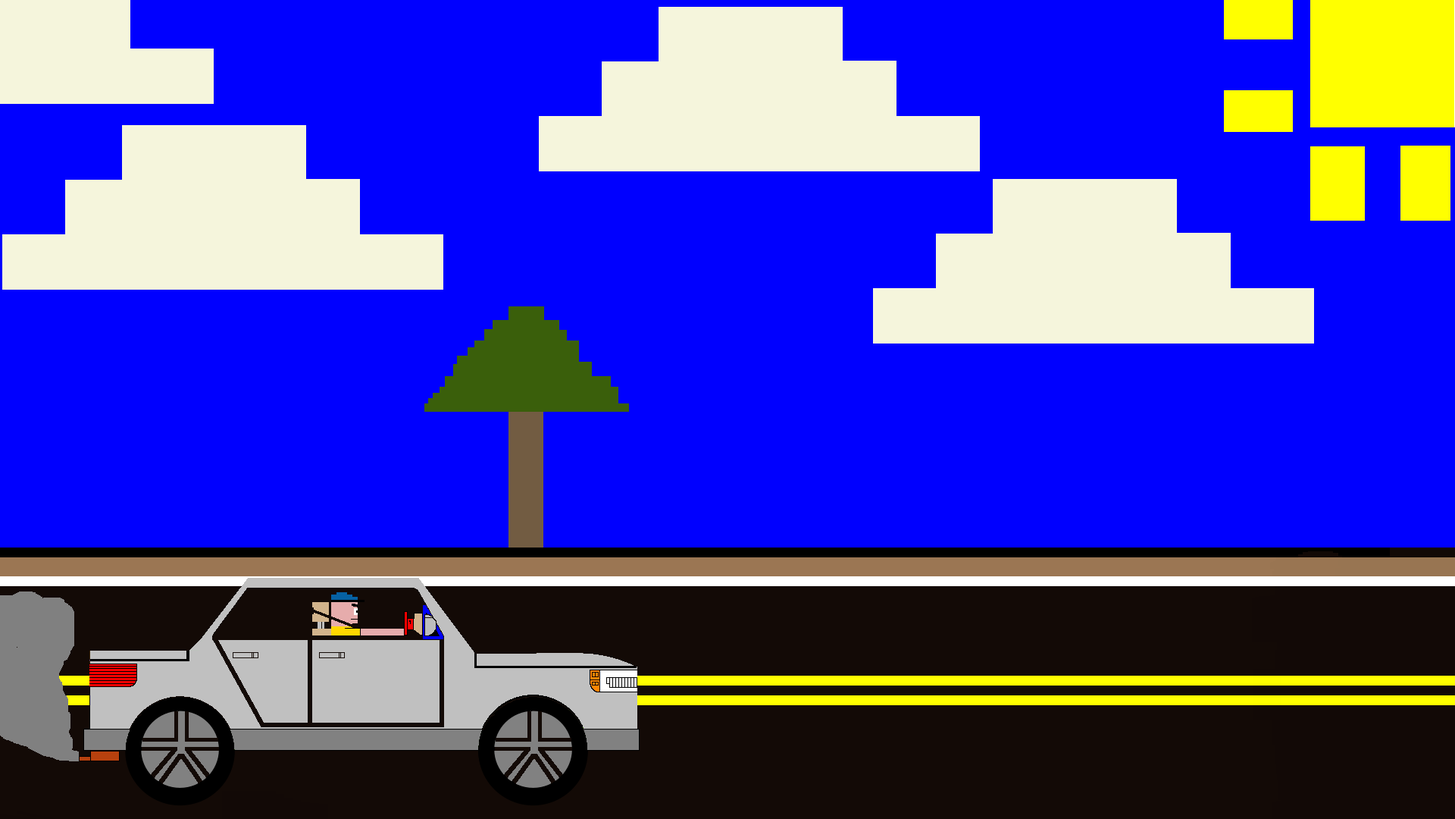
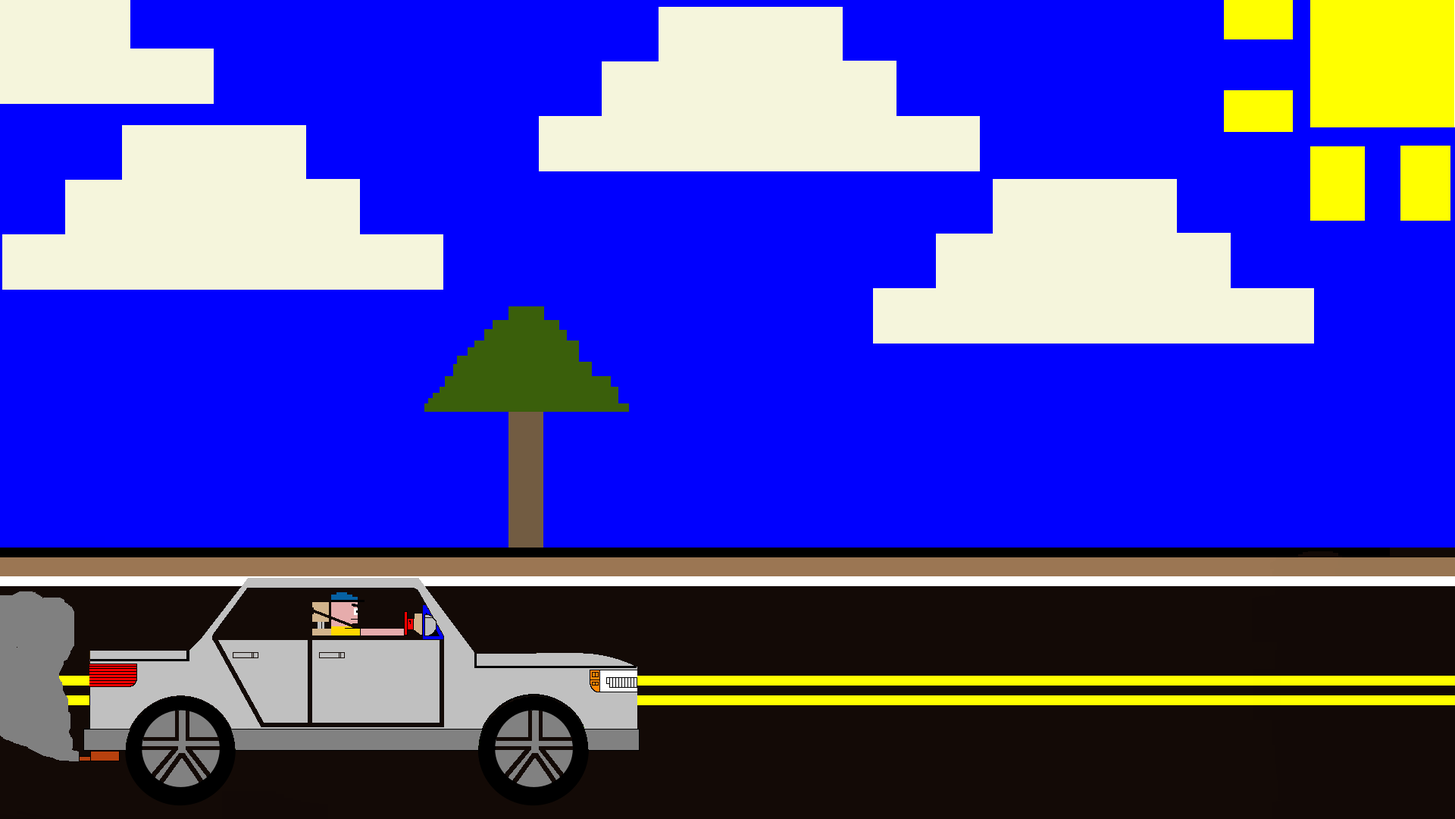
Before/after of a 1455 × 819 layered artwork. What changed in the layer stack:
added layer "TIRES.xcf" above "car_not_complete-2.xcf" over [0, 590, 617, 794]
